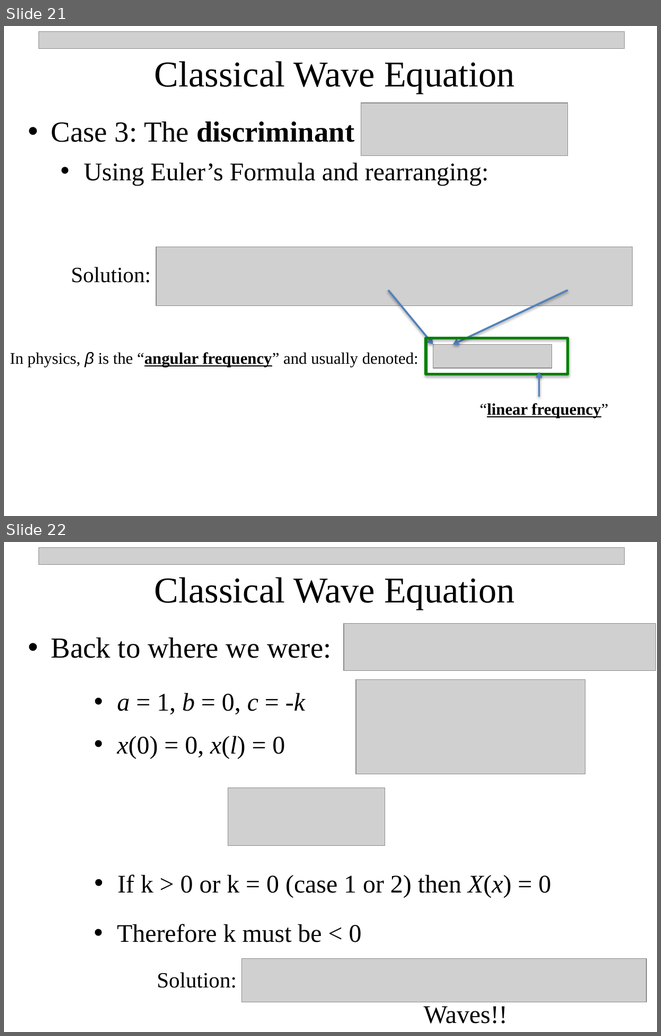
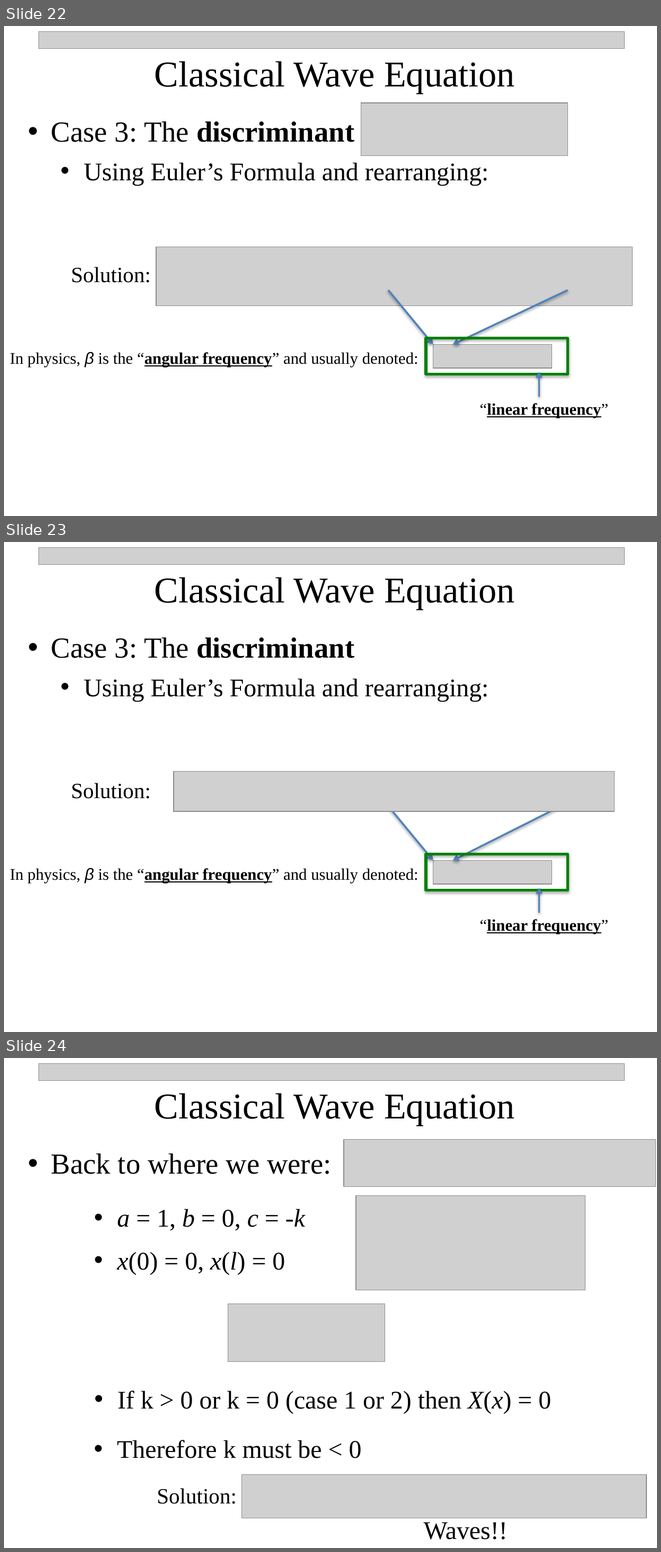
Before and after one commit to npetraco/CHE302, a slide deck: Notes/1_Intro_Classical_Waves.pptx. Shown one above the other, each under a label of ours: slides 21 and 22 before the commit, slides 22, 23 and 24 after it. The pictures are 661x1036 and 661x1552 pixels, drawn with LibreOffice and Linux fonts; fonts in the diff are those of the drawing; grey boxes stand for pictures. Boxes give left, top, right and bottom in pixels: in the first picture for what was removed or moved away, otherwise in the second. Text is boxed around its words. In the diff, an @@ line names an element or a change of style, - is before the commit and + after.

```diff
--- a/Notes/1_Intro_Classical_Waves.pptx
+++ b/Notes/1_Intro_Classical_Waves.pptx
@@ slide 23 added at (x1=4, y1=542, x2=657, y2=1032), background #FFFFFF @@
@@ picture added at (x1=38, y1=547, x2=624, y2=564) @@
@@ text added at (x1=155, y1=577, x2=515, y2=610), 40 pt, text #000000 @@
+Classical Wave Equation
@@ text added at (x1=51, y1=637, x2=489, y2=702), 28 pt, text #000000 @@
+• Case 3: The discriminant
+  • Using Euler’s Formula and rearranging:
@@ picture added at (x1=174, y1=771, x2=615, y2=811) @@
@@ text added at (x1=71, y1=783, x2=151, y2=799), 24 pt, text #000000 @@
+Solution:
@@ arrow added from (389, 806) to (433, 860), #4F81BD 2 pt @@
@@ arrow added from (561, 806) to (453, 860), #4F81BD 2 pt @@
@@ rectangle added at (x1=426, y1=854, x2=567, y2=890), outline #008000 3 pt @@
@@ text added at (x1=10, y1=867, x2=418, y2=883), 18 pt, text #000000 @@
+In physics, β is the “angular frequency” and usually denoted:
@@ picture added at (x1=433, y1=860, x2=552, y2=883) @@
@@ arrow added from (539, 912) to (539, 888), #4F81BD 2 pt @@
@@ text added at (x1=480, y1=919, x2=608, y2=934), 18 pt, text #000000, bold, underline @@
+“linear frequency”
@@ what was slide 21 is now slide 22 @@
@@ what was slide 22 is now slide 24 @@
```
Also in this commit, not shown: 6 slides changed, 2 other slides added, 4 other files.
